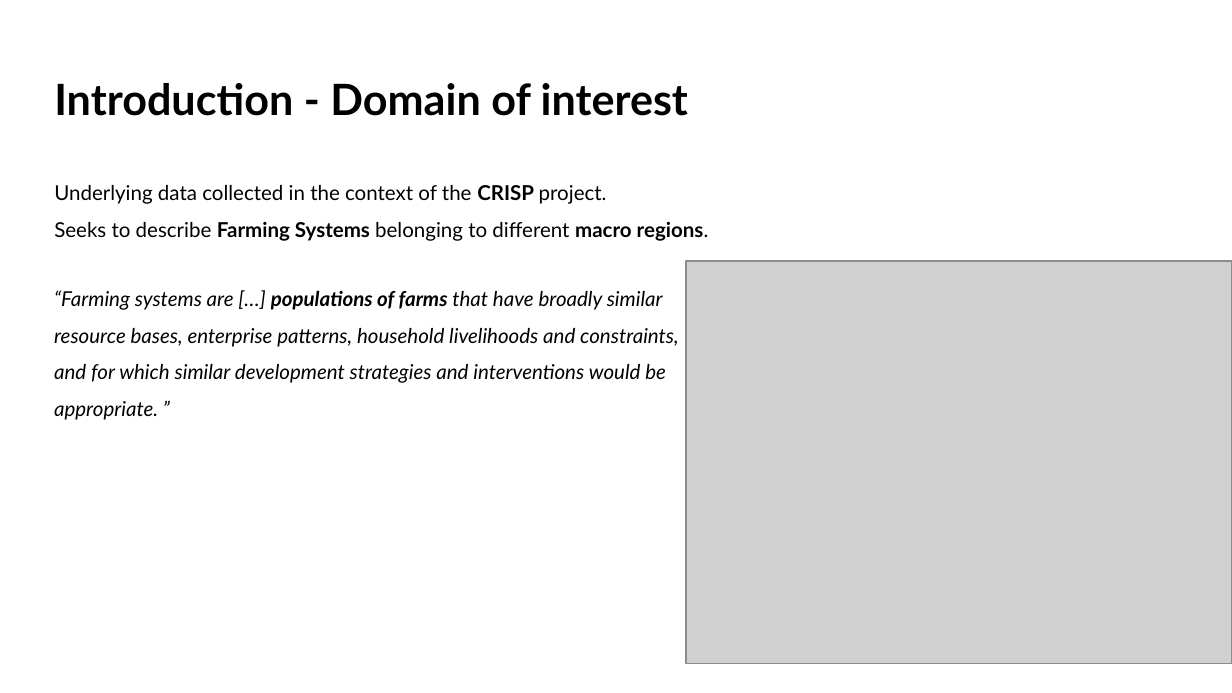
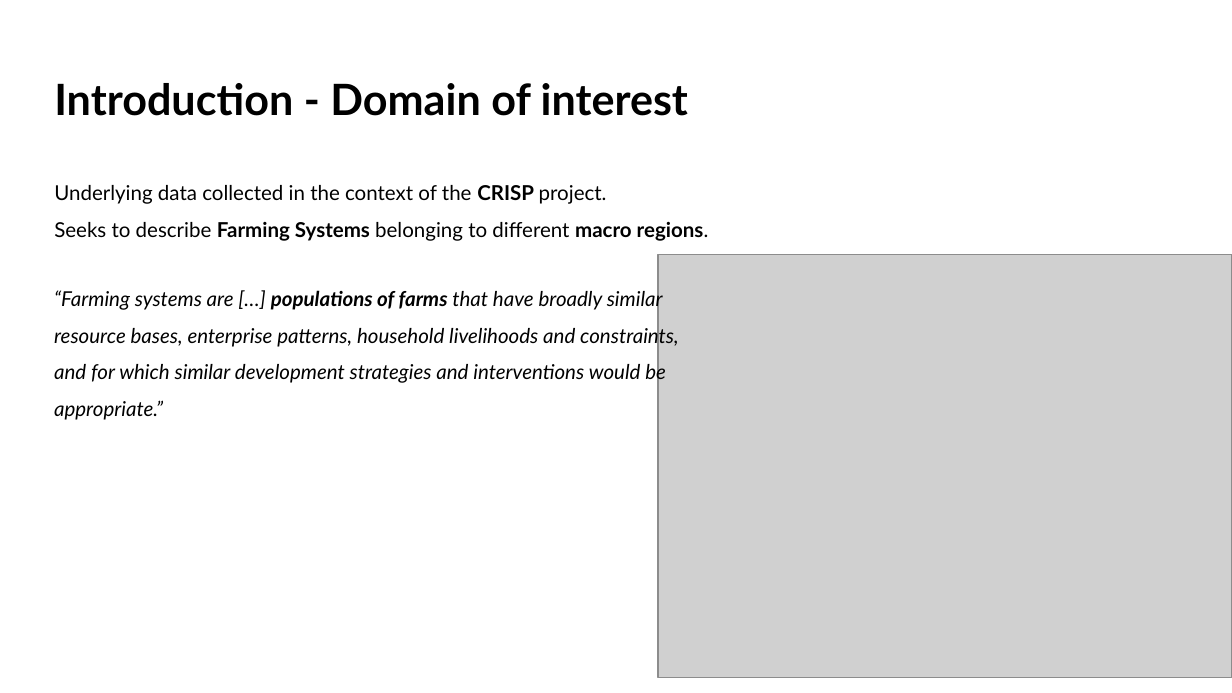
Before and after one commit to iberius96/DP_DPI, a slide deck: slide 2 of Presentation_Samuele_Ceol.pptx. Drawn at 1232x693 pixels with LibreOffice and Linux fonts; fonts in the diff are those of the drawing; grey boxes stand for pictures. Boxes give left, top, right and bottom in pixels: in the first picture for what was removed or moved away, otherwise in the second. Text is boxed around its words. In the diff, an @@ line names an element or a change of style, - is before the commit and + after.

```diff
--- a/Presentation_Samuele_Ceol.pptx
+++ b/Presentation_Samuele_Ceol.pptx
@@ picture: place and size @@
-picture at [686,261,1232,663]
+picture at [658,255,1232,678]
@@ text at [54,288,679,420]: spaces changed @@
-“Farming systems are […] populations of farms that have broadly similar resource bases, enterprise patterns, household livelihoods and constraints, and for which similar development strategies and interventions would be appropriate. ”
+“Farming systems are […] populations of farms that have broadly similar resource bases, enterprise patterns, household livelihoods and constraints, and for which similar development strategies and interventions would be appropriate.”
```
Also in this commit, not shown: 5 other slides changed, 6 slides added, 3 slides removed, 10 other files.
